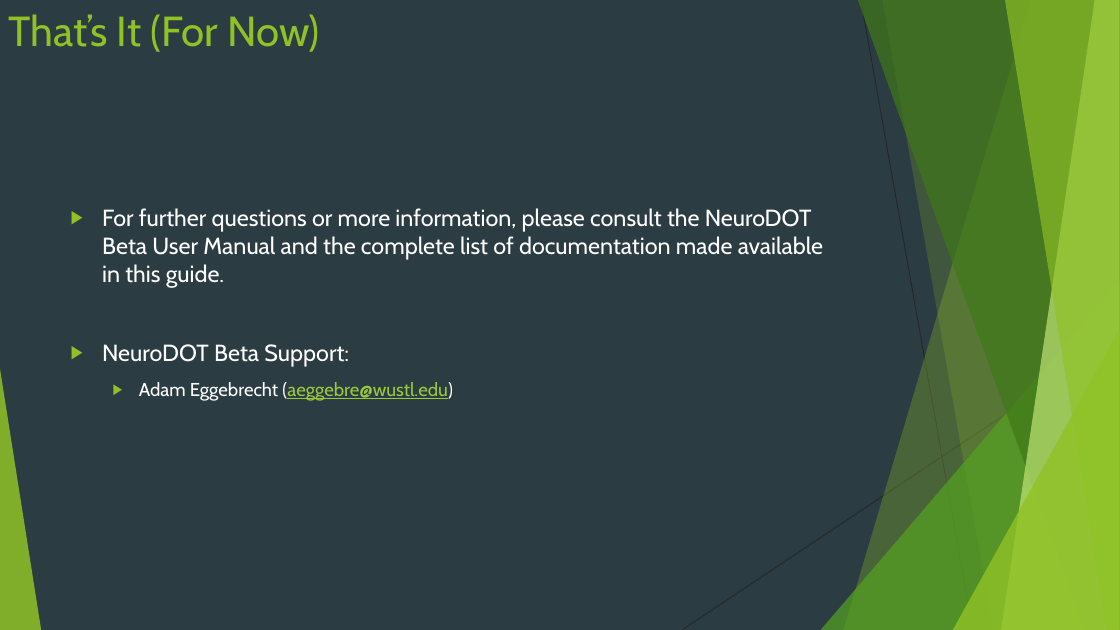
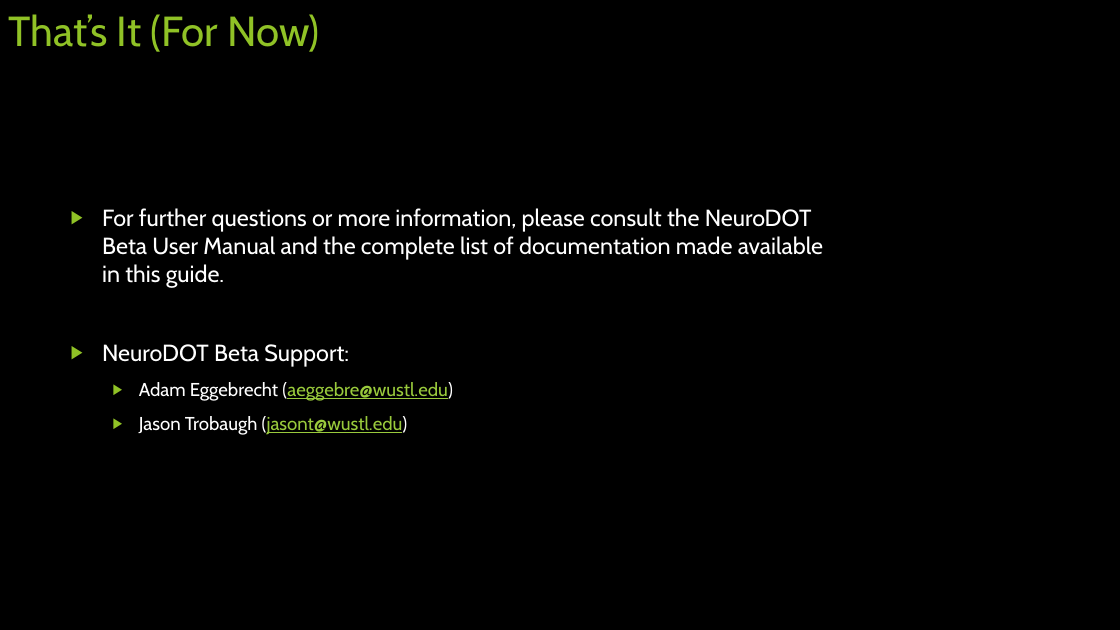
Before and after one commit to WUSTL-ORL/NeuroDOT_Beta, a slide deck: slide 10 of NeuroDOT Beta Quick Start Guide.pptx. Drawn at 1120x630 pixels with LibreOffice and Linux fonts; fonts in the diff are those of the drawing. Boxes give left, top, right and bottom in pixels: in the first picture for what was removed or moved away, otherwise in the second. Text is boxed around its words. In the diff, an @@ line names an element or a change of style, - is before the commit and + after.

```diff
--- a/NeuroDOT Beta Quick Start Guide.pptx
+++ b/NeuroDOT Beta Quick Start Guide.pptx
@@ background #2C3C43 to #000000 @@
@@ group removed at [0,0,1120,630]: 5 freeform shapes, 3 triangles, 2 lines @@
@@ text at [139,416,408,435]: paragraph added @@
+  ▶ Jason Trobaugh (jasont@wustl.edu)
```
Also in this commit, not shown: 9 other slides changed, 37 other files.
